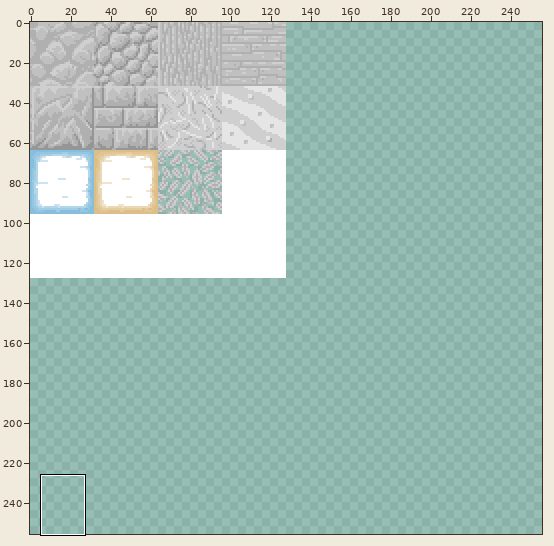
One commit to this sprite sheet: assets/terrain.png. The picture above shows the old version from afar; the outline marks the close-up.
Close-up. Old version:
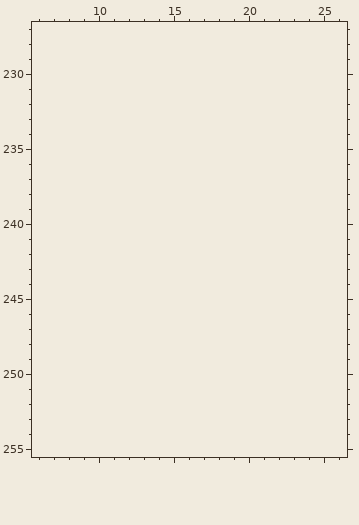
The file is 128x128 pixels. Shown: x 6..26, y 227..255. The old version is drawn lined up with the new one, on the new canvas. The commit also changed other parts of the picture, which this record leaves out.
Palette (. is transparent): 
After the commit:
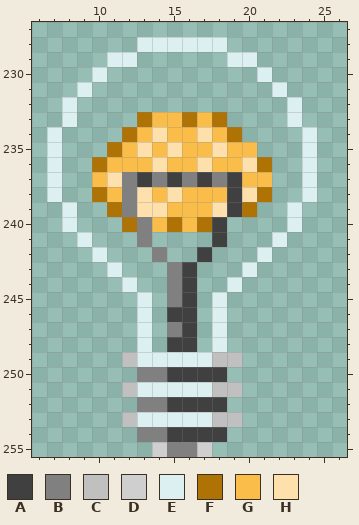
Colours new in this view: A #404040  B #808080  C #c0c0c0  D #cfcfcf  E #dceff1  F #ae7304  G #fbbd4a  H #fde0ac
The exact change:
canvas 128x128 -> 256x256
y 228: x 13..18 ...... -> EEEEEE
y 229: x 11..12 .. -> EE; x 19..20 .. -> EE
y 230: x 10 . -> E; x 21 . -> E
y 231: x 9 . -> E; x 22 . -> E
y 232: x 8 . -> E; x 23 . -> E
y 233: x 8 . -> E; x 13..18 ...... -> FGGFGF; x 23 . -> E
y 234: x 7 . -> E; x 12..19 ........ -> FGHGGHGF; x 24 . -> E
y 235: x 7 . -> E; x 11..20 .......... -> FGHGHGGHGG; x 24 . -> E
y 236: x 7 . -> E; x 10..21 ............ -> FGGGHGGHGGHF; x 24 . -> E
y 237: x 7 . -> E; x 10..21 ............ -> GHBABABABAGG; x 24 . -> E
y 238: x 7 . -> E; x 10..21 ............ -> FGBHGHGGGAHF; x 24 . -> E
y 239: x 8 . -> E; x 11..20 .......... -> FBHHGGGHAF; x 23 . -> E
y 240: x 8 . -> E; x 12..18 ....... -> FBGFGFA; x 23 . -> E
y 241: x 9 . -> E; x 13 . -> B; x 18 . -> A; x 22 . -> E
y 242: x 10 . -> E; x 14 . -> B; x 17 . -> A; x 21 . -> E
y 243: x 11 . -> E; x 15..16 .. -> BA; x 20 . -> E
y 244: x 12 . -> E; x 15..16 .. -> BA; x 19 . -> E
y 245: x 13 . -> E; x 15..16 .. -> BA; x 18 . -> E
y 246: x 13 . -> E; x 15..16 .. -> AA; x 18 . -> E
y 247: x 13 . -> E; x 15..16 .. -> BA; x 18 . -> E
y 248: x 13 . -> E; x 15..16 .. -> AA; x 18 . -> E
y 249: x 12..19 ........ -> CEEEEECC
y 250: x 13..18 ...... -> BBAAAA
y 251: x 12..19 ........ -> CEEEEECC
y 252: x 13..18 ...... -> BBAAAA
y 253: x 12..19 ........ -> CEEEEECC
y 254: x 13..18 ...... -> BBAAAA
y 255: x 14..17 .... -> DBBD
Pixel boxes of the changes (left, top, right, bottom) in both close-ups:
added: (47, 37, 317, 457)
